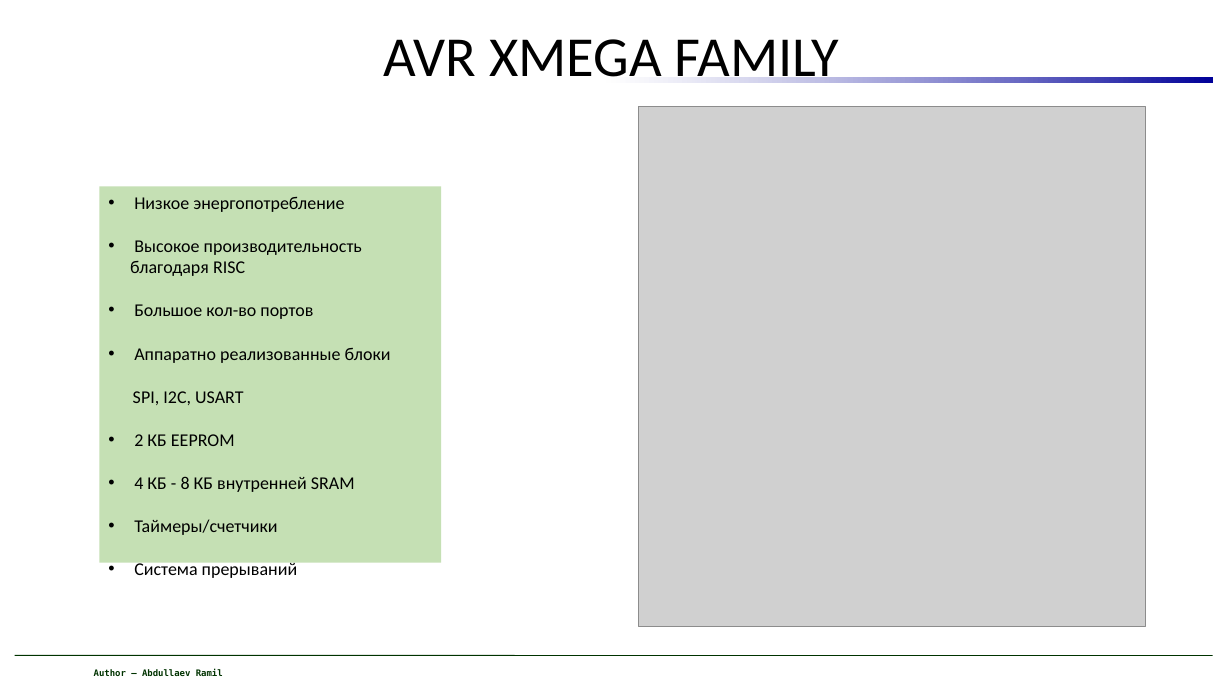
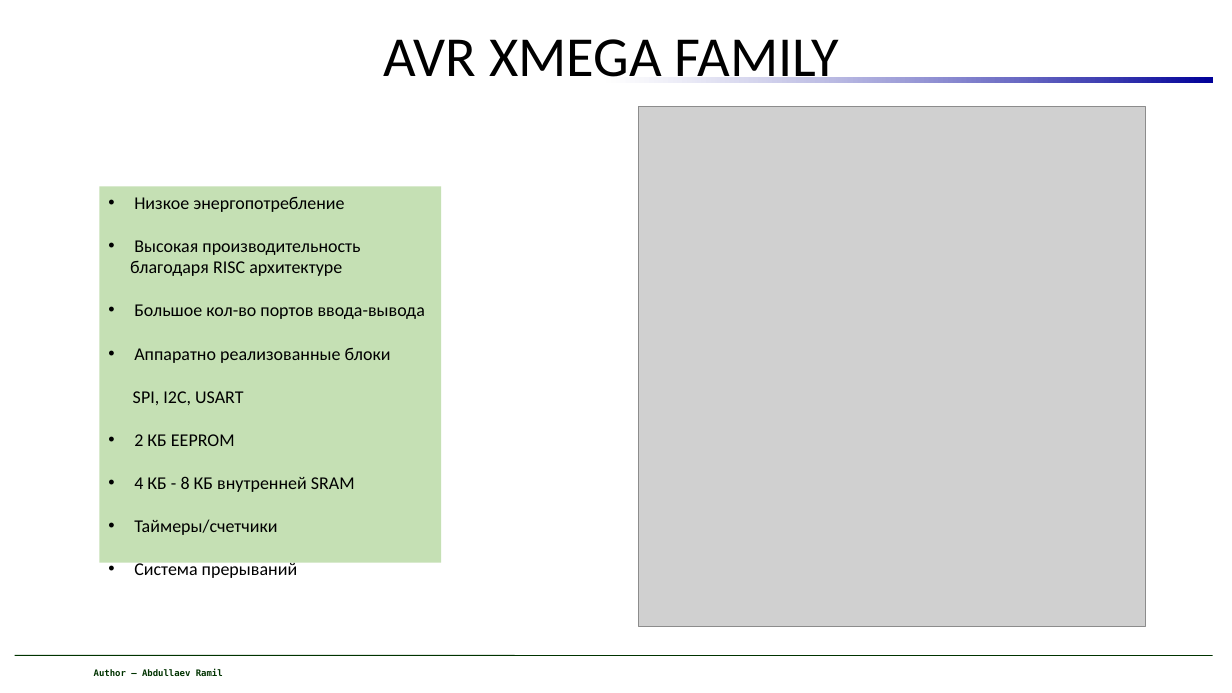
Before and after one commit to ramilabdullaev/diplom, a slide deck: slide 4 of Prezentarea_A.Ramil.ppt. Drawn at 1232x693 pixels with LibreOffice and Linux fonts; fonts in the diff are those of the drawing; grey boxes stand for pictures; background and template pictures are left out. Boxes give left, top, right and bottom in pixels: in the first picture for what was removed or moved away, otherwise in the second. Text is boxed around its words. In the diff, an @@ line names an element or a change of style, - is before the commit and + after.

```diff
--- a/Prezentarea_A.Ramil.ppt
+++ b/Prezentarea_A.Ramil.ppt
@@ text in rectangle at [130, 240, 425, 319]: text changed @@
-• Высокое производительность благодаря RISC
-• Большое кол-во портов
+• Высокая производительность благодаря RISC архитектуре
+• Большое кол-во портов ввода-вывода
```
Also in this commit, not shown: 3 other slides changed, 3 slides added.
